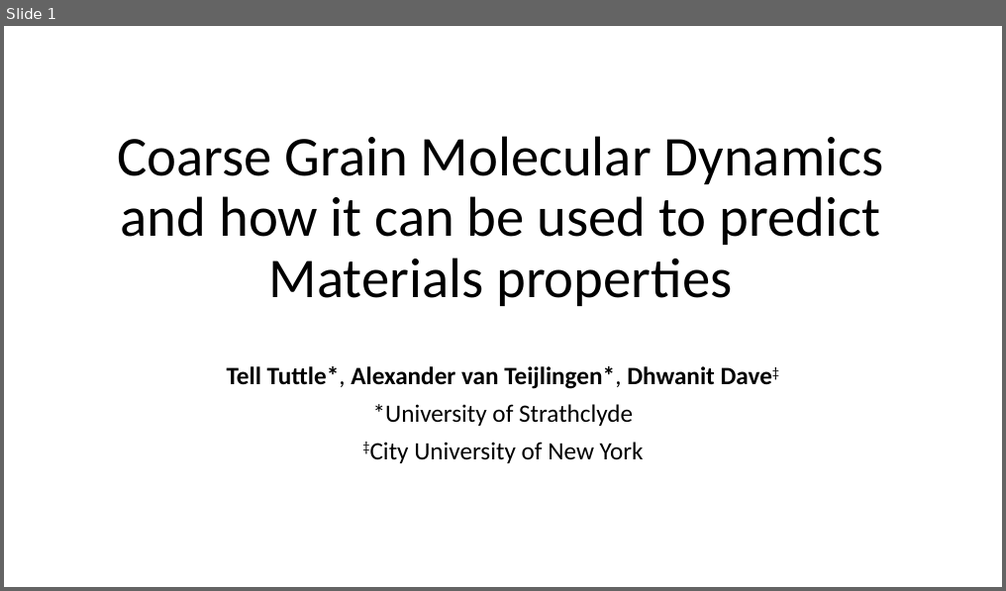
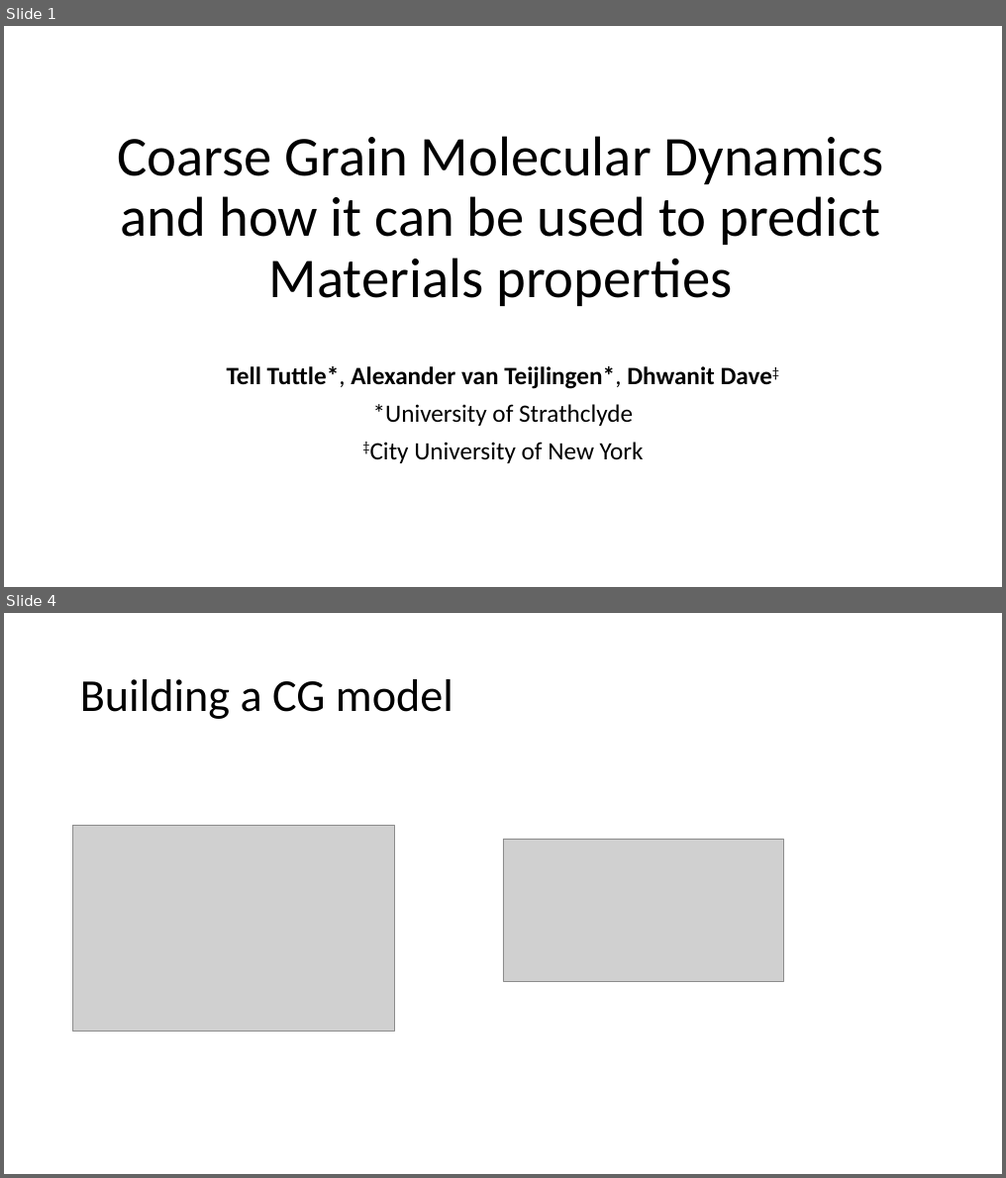
Before and after one commit to avanteijlingen/Tutorial-SB06, a slide deck: CGMD.pptx. Shown one above the other, each under a label of ours: slide 1 before the commit, slides 1 and 4 after it; the slides between them are not shown. The pictures are 1006x591 and 1006x1178 pixels, drawn with LibreOffice and Linux fonts; fonts in the diff are those of the drawing; grey boxes stand for pictures. Boxes give left, top, right and bottom in pixels: in the first picture for what was removed or moved away, otherwise in the second. Text is boxed around its words. In the diff, an @@ line names an element or a change of style, - is before the commit and + after.

```diff
--- a/CGMD.pptx
+++ b/CGMD.pptx
@@ slide 4 added at (4,613,1002,1174), background #FFFFFF @@
@@ title added at (80,679,453,719), 44 pt, text #000000 @@
+Building a CG model
@@ picture added at (73,825,395,1032) @@
@@ picture added at (503,839,784,982) @@
```
Also in this commit, not shown: 3 other slides added, 1 slide removed.
